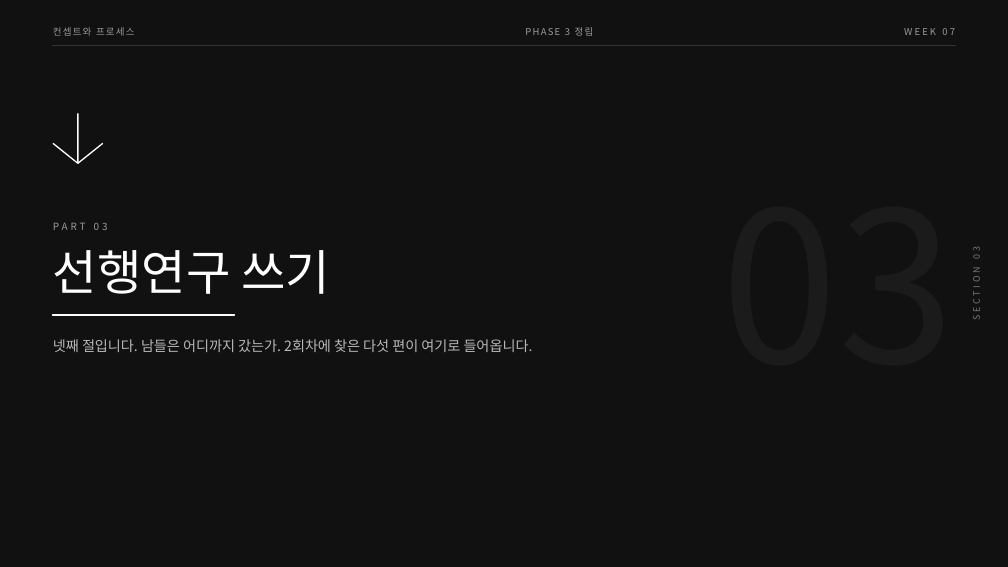
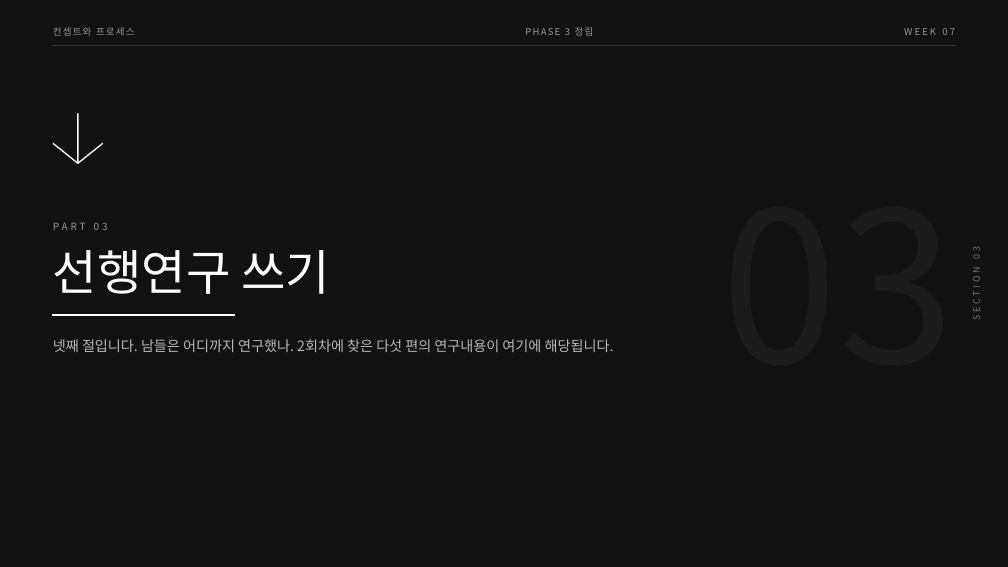
Before and after one commit to design-eng/MIN.D, a slide deck: slide 13 of dist/weeks-대학원/컨셉트와프로세스_07주차_프로포절쓰기.pptx (slide 11 before the commit). Drawn at 1008x567 pixels with LibreOffice and Linux fonts; fonts in the diff are those of the drawing. Boxes give left, top, right and bottom in pixels: in the first picture for what was removed or moved away, otherwise in the second. Text is boxed around its words. In the diff, an @@ line names an element or a change of style, - is before the commit and + after.

```diff
--- a/dist/weeks-대학원/컨셉트와프로세스_07주차_프로포절쓰기.pptx
+++ b/dist/weeks-대학원/컨셉트와프로세스_07주차_프로포절쓰기.pptx
@@ text at <box>53,339,614,352</box>: text changed @@
-넷째 절입니다. 남들은 어디까지 갔는가. 2회차에 찾은 다섯 편이 여기로 들어옵니다.
+넷째 절입니다. 남들은 어디까지 연구했나. 2회차에 찾은 다섯 편의 연구내용이 여기에 해당됩니다.
```
Also in this commit, not shown: 15 other slides changed, 2 slides added, 21 other files.
